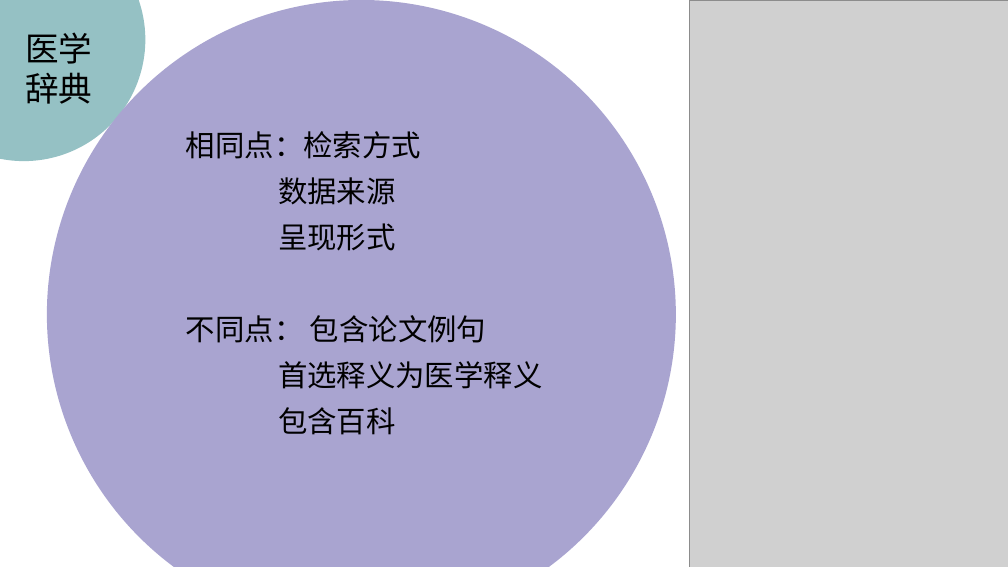
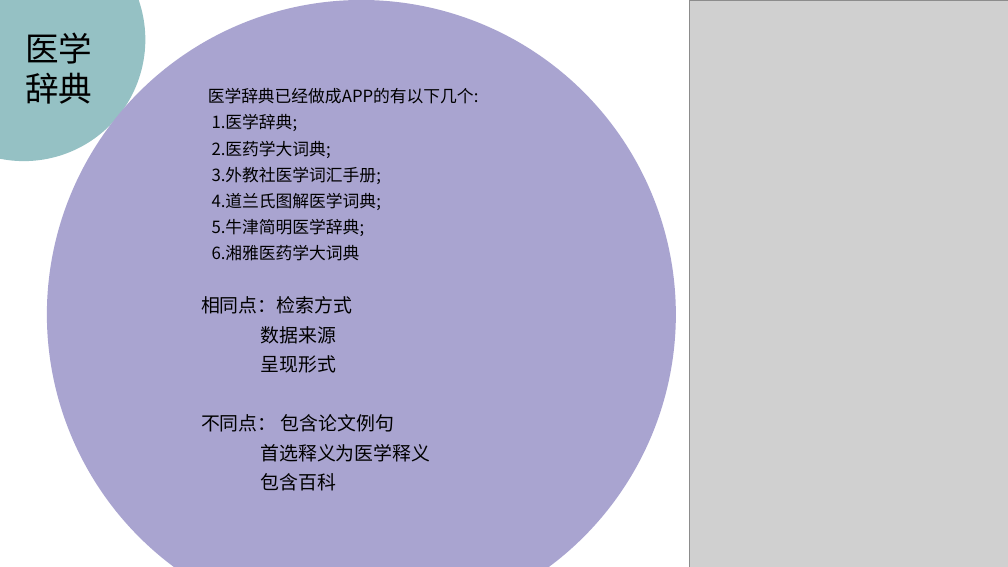
Before and after one commit to peijiawen98/TLK_1107, a slide deck: slide 6 of 电子词典需求分析.pptx. Drawn at 1008x567 pixels with LibreOffice and Linux fonts; fonts in the diff are those of the drawing; grey boxes stand for pictures. Boxes give left, top, right and bottom in pixels: in the first picture for what was removed or moved away, otherwise in the second. Text is boxed around its words. In the diff, an @@ line names an element or a change of style, - is before the commit and + after.

```diff
--- a/电子词典需求分析.pptx
+++ b/电子词典需求分析.pptx
@@ text added at (208, 88, 479, 261), 16 pt, text #000000 @@
+医学辞典已经做成APP的有以下几个:
+1.医学辞典;
+2.医药学大词典;
+3.外教社医学词汇手册;
+4.道兰氏图解医学词典;
+5.牛津简明医学辞典;
+6.湘雅医药学大词典
@@ text "相同点：检索方式": place and size @@
-text "相同点：检索方式" at (186, 131, 542, 435)
+text "相同点：检索方式" at (201, 296, 430, 491)
@@ text "相同点：检索方式" at (201, 296, 430, 491): size 28 to 18 pt @@
```
Also in this commit, not shown: 4 other slides changed.
